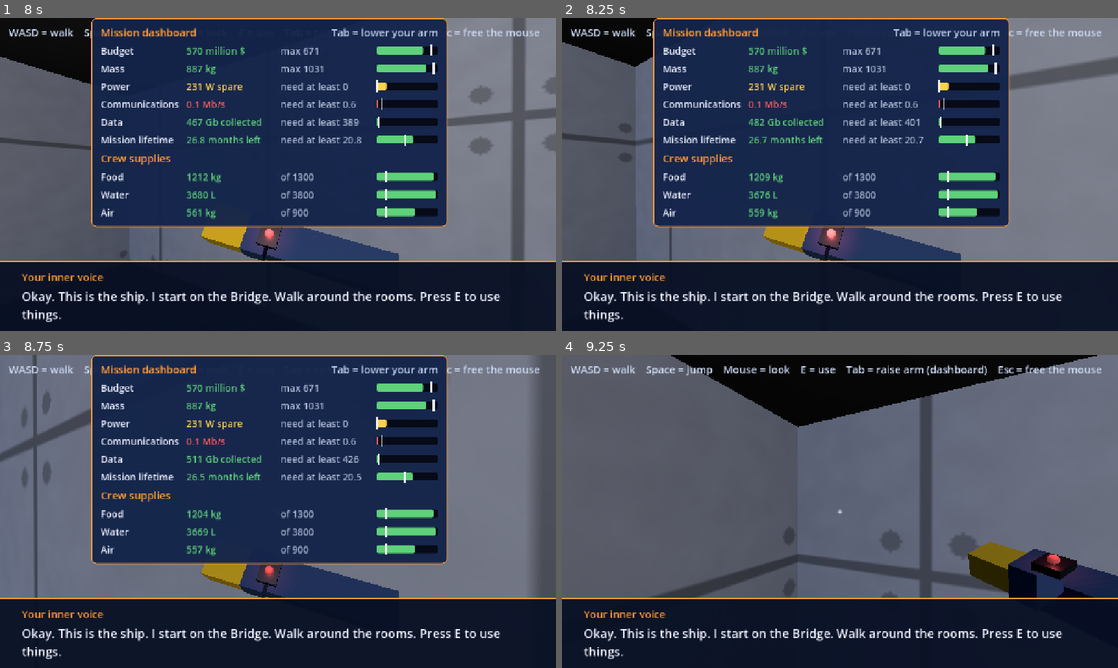
Above: before the commit, frames 1-4 (two rows, left to right).
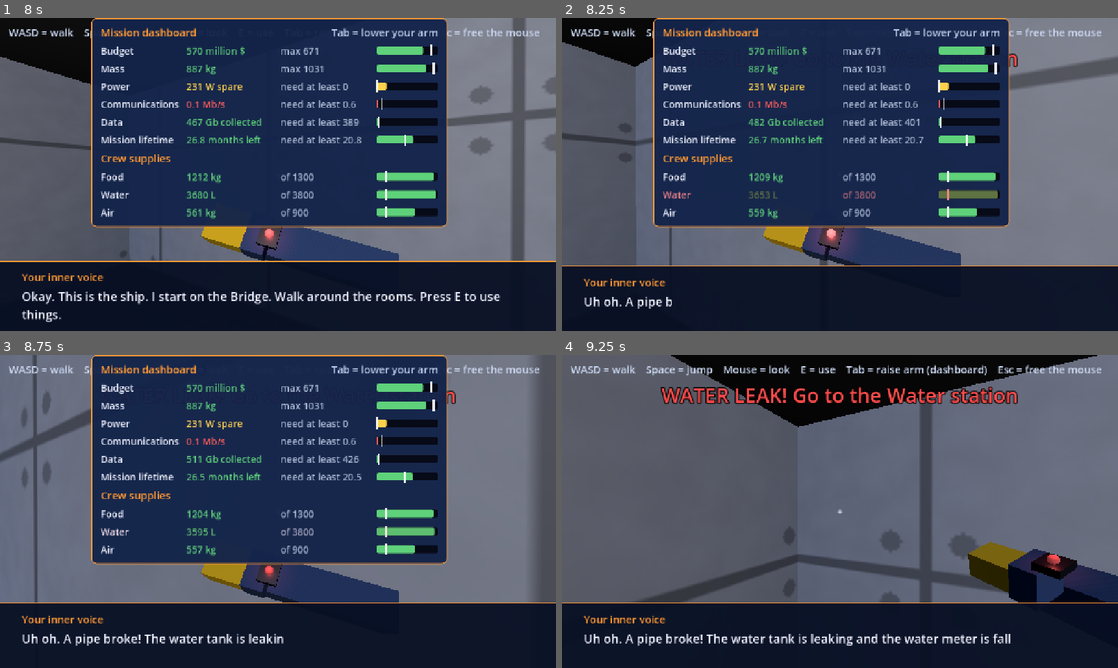
Above: after the commit, the same moments.

Repository: Kaleb-45/how-did-we-get-here
Game: Godot game, scene res://scenes/walk.tscn
Two runs of this game, one before a commit and one after it. Both use one fixed random seed, a clock stepped at 60 frames per second and the inputs below. This scene is started directly instead of the project's main scene.
Inputs (mouse positions are in pixels of both pictures, inside the frame that each line leads up to):
- Up to frame 1 (8 s): tap E (interact) at 0.5, 3.5, 6.5 s; move the mouse to (305, 174) at 0.52 s; hold E (interact) 0.53-1.28 s; hold W (move_forward) 0.53-5.78 s; click (305, 174) at 0.67 s; tap Space (jump) at 0.77, 1.52, 3.02, 3.77, 4.52, 6.02, 6.77, 7.52 s; move the mouse to (250, 174) at 1.27 s; tap Tab (toggle_dashboard) every 1.5 s from 1.35 to 7.35 s; move the mouse to (289, 168) at 2.02 s; hold E (interact) 2.03-2.78 s; move the mouse to (272, 180) at 2.77 s; click (272, 180) at 2.92 s; move the mouse to (316, 177) at 3.52 s; hold E (interact) 3.53-4.28 s; move the mouse to (233, 171) at 4.27 s; move the mouse to (283, 174) at 5.02 s; hold E (interact) 5.03-5.78 s; click (283, 174) at 5.17 s; move the mouse to (255, 168) at 5.77 s; hold D (move_right) 5.78-6.53 s; move the mouse to (305, 174) at 6.52 s; hold E (interact) 6.53-7.28 s; hold W (move_forward) from 6.53 s (still down); move the mouse to (250, 174) at 7.27 s; click (250, 174) at 7.42 s
- Up to frame 2 (8.25 s): keep holding W (move_forward); move the mouse to (851, 168) at 8.02 s; hold E (interact) from 8.03 s (still down)
- Up to frame 3 (8.75 s): keep holding W (move_forward); keep holding E (interact)
- Up to frame 4 (9.25 s): move the mouse to (834, 517) at 8.77 s; release W (move_forward) at 8.78 s; release E (interact) at 8.78 s; hold A (move_left) from 8.78 s (still down); tap Tab (toggle_dashboard) at 8.85 s; tap Space (jump) at 9.02 s

Frame 1 is identical in both runs. In frame 2, 4.2% of the frame differs, in the area x 0-100%, y 11-98%; in frame 3, 4.1%; in frame 4, 6.0%, in the area x 0-100%, y 10-98%.
Error before the commit: Invalid access to property or key 'camera' on a base object of type 'Dictionary'. (res://scripts/autoload/GameState.gd:368)
Error after the commit: Invalid access to property or key 'camera' on a base object of type 'Dictionary'. (res://scripts/autoload/GameState.gd:372)

Commit message:
A15: water leak event (events.json), voice warns, water falls fast until E at the Water station
Co-Authored-By: Claude Opus 5.5 <noreply@anthropic.com>

Diff:
--- a/data/inner_voice.json
+++ b/data/inner_voice.json
@@ -174,7 +174,13 @@
     "scrubber_perfect": "Perfect! The new scrubber is in tight, and lots of fresh air is coming back. I did that. Me!",
     "scrubber_good": "Good! The new scrubber is in. A good amount of air is coming back.",
     "scrubber_miss": "Missed the timing. The new scrubber is in, but not seated well, so less air comes back. A Miss still swaps it, just not as well.",
-    "scrubber_already": "The scrubber is already fresh. One swap is enough for now."
+    "scrubber_already": "The scrubber is already fresh. One swap is enough for now.",
+    "leak_warning": "Uh oh. A pipe broke! The water tank is leaking and the water meter is falling fast. Run to the Water station in Life Support and press E to stop it!",
+    "leak_fixed": "Leak stopped! We lost some water, but not all of it. That is why we keep an eye on the meters.",
+    "no_leak": "The water pipes look fine. No leak right now.",
+    "empty_food": "The food is gone. Zero. The crew is very hungry, and that is a big problem.",
+    "empty_water": "The water tank is empty. Zero. A leak pours water out fast if nobody stops it.",
+    "empty_air": "The air is gone. Zero. A fresh scrubber would have put air back."
   },
   "reroute": {
     "_readme": "The words on the power panel (Reroute Power mini-game).",
--- a/data/story.json
+++ b/data/story.json
@@ -170,7 +170,7 @@
       "close_hint": "E or Esc = close"
     },
     "scrubber_label": "SWAP THE SCRUBBER",
-    "leak_banner": "WATER LEAK! Go to the Water station in Life Support"
+    "leak_banner": "WATER LEAK! Go to the Water station"
   },
   "dashboard": {
     "title": "Mission dashboard",
--- a/scripts/autoload/GameState.gd
+++ b/scripts/autoload/GameState.gd
@@ -249,12 +249,16 @@
 
 
 # A supply at zero is a finding and costs some damage. It happens once per supply.
-func check_empty_supplies() -> void:
+# It gives back the supplies that just hit zero, so the screen can say something.
+func check_empty_supplies() -> Array:
+	var just_empty: Array = []
 	if not supplies_started:
-		return
+		return just_empty
 	for id in SUPPLY_IDS:
 		if crew_supplies[id] <= 0.0 and not event_failures.has(id + "_empty"):
 			add_crew_finding(id)
+			just_empty.append(id)
+	return just_empty
 
 
 func add_crew_finding(id: String) -> void:
--- a/scripts/life_support.gd
+++ b/scripts/life_support.gd
@@ -15,6 +15,8 @@
 var panel: PanelContainer        # the Food station's screen
 var press: Control               # the timed press (Air station: swap the scrubber)
 var press_running: bool = false  # true while the ring is closing
+var elapsed: float = 0.0         # seconds since the stations started (the leak's clock)
+var leak_started: bool = false   # the leak starts once, then the player fixes it
 var words: Dictionary            # story.json "flight"
 var lines: Dictionary            # inner_voice.json "flight"
 
@@ -40,6 +42,16 @@
 	press.offset_bottom = press.custom_minimum_size.y / 2.0 - 90.0
 	press.visible = false
 	press.finished.connect(_on_scrubber_press_finished)
+
+
+# Called every frame by walk.gd. It starts the water leak on time, and the
+# leak pours out water until the player fixes it (events.json "water_leak").
+func update(delta: float) -> void:
+	elapsed += delta
+	var leak: Dictionary = Data.events["water_leak"]
+	if not leak_started and elapsed >= leak["start_after_seconds"]["value"]:
+		start_leak()
+	GameState.drain_leak(delta)
 
 
 # Is a station screen open? (walk.gd then leaves the keys to us.)
@@ -72,6 +84,10 @@
 			if GameState.scrubber_swapped:
 				return prompts["air_done"]
 			return "%s: %s" % [hint, prompts["air"]]
+		"station_water":
+			if GameState.leak_active:
+				return "%s: %s" % [hint, prompts["water"]]
+			return prompts["water_none"]
 	return ""
 
 
@@ -81,6 +97,8 @@
 			use_food()
 		"station_air":
 			use_air()
+		"station_water":
+			use_water()
 
 
 # --- Food: ration ---------------------------------------------------------------
@@ -140,3 +158,27 @@
 	walk.player.set_physics_process(true)
 	await walk.get_tree().create_timer(Data.supplies["tasks"]["scrubber"]["result_show_seconds"]["value"]).timeout
 	press.visible = false
+
+
+# --- Water: the leak -------------------------------------------------------------------
+# The leak is the one Flight event (data/events.json "water_leak"). It starts on its
+# own, the voice warns, and the water meter falls fast. Pressing E at the Water
+# station stops it. (It is not the Mars shadow pass.)
+
+func start_leak() -> void:
+	leak_started = true
+	GameState.leak_active = true
+	walk.say(lines["leak_warning"])
+	walk.alarm_banner.text = words["leak_banner"]
+	walk.alarm_banner.visible = true
+	walk.dashboard.set_flashing(Data.events["water_leak"]["supply"], true)   # the Water row flashes
+
+
+func use_water() -> void:
+	if not GameState.leak_active:
+		walk.say(lines["no_leak"])
+		return
+	GameState.leak_active = false
+	walk.alarm_banner.visible = false
+	walk.dashboard.set_flashing(Data.events["water_leak"]["supply"], false)
+	walk.say(lines["leak_fixed"])
--- a/scripts/walk.gd
+++ b/scripts/walk.gd
@@ -111,13 +111,15 @@
 	if not mission_over:
 		GameState.advance_mission(delta)   # mission time moves forward (it stops at the end)
 		GameState.advance_supplies(crew_days_passed(delta))   # the crew eats, drinks and breathes
-		GameState.check_empty_supplies()
+		for id in GameState.check_empty_supplies():   # a supply hit zero: a finding was added
+			say(Data.voice["flight"]["empty_" + id])
 	update_dashboard()
 	update_wrist_panel()
 	update_alarm(delta)
 	update_mission_end()
 	update_prompt()
 	update_voice(delta)
+	life_support.update(delta)   # the water leak
 
 
 # How many game days the crew supplies lose this frame. The Arrival walk stands
